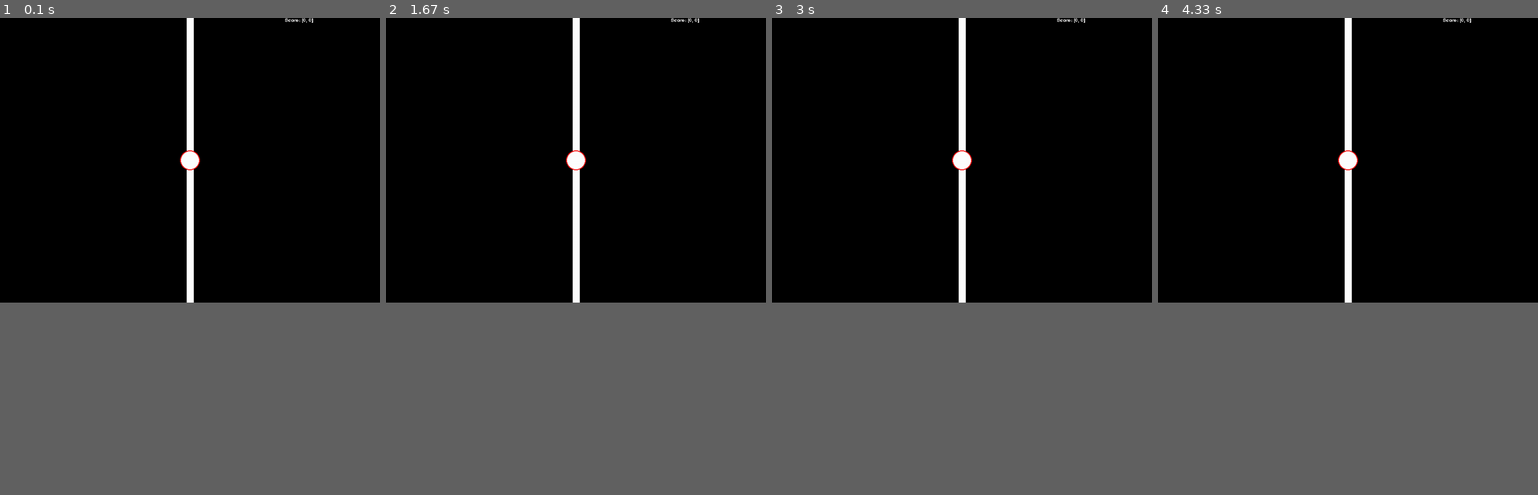
Above: before the commit, frames 1-4 (left to right).
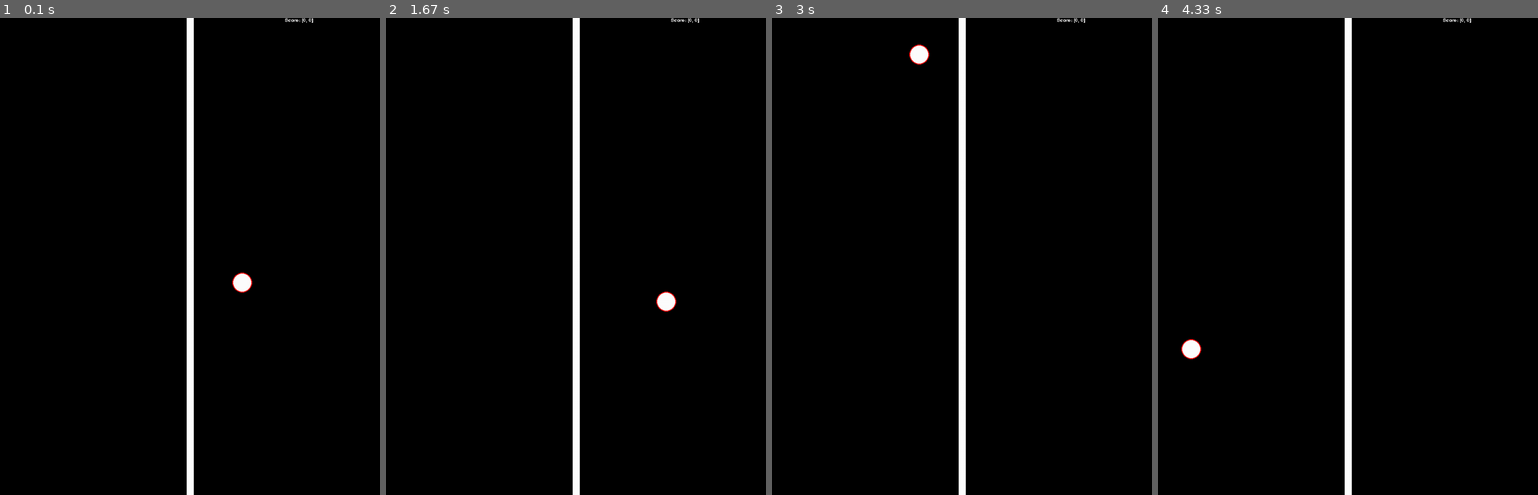
Above: after the commit, the same moments.

Repository: littlebylittle/DuDupyGamePong
Game: pygame game, started from gamepong.py
Two runs of this game, one before a commit and one after it. Both use one fixed random seed, a clock stepped at 60 frames per second and the inputs below.
Inputs:
- Up to frame 1 (0.1 s): no input
- Up to frame 2 (1.67 s): tap 0 at 0.33 s; tap + at 0.67 s
- Up to frame 3 (3 s): tap 0 at 2 s
- Up to frame 4 (4.33 s): hold 0 3.33-3.8 s
In our replay, the window is 717x537 before the commit and 717x900 after it. These sizes can differ from the game's own. Grey fills any space a smaller window leaves; there, only what the larger window draws over its background counts as a difference.

The runs differ from the first frame. In frame 1, 1.1% of the frame differs, in the area x 47-67%, y 27-100%; in frame 2, 1.1%; in frame 3, 1.1%; in frame 4, 1.1%.

Commit message:
Have changed the display settings in `Scene`-class

Diff:
--- a/gamepong.py
+++ b/gamepong.py
@@ -8,24 +8,38 @@
 
 
 class GameCycle():
-    time_period = 10
+    time_period = 150
 
     def main_loop(self):
+
         def _event_handler(self, event_list):
             for event in event_list:
                 if event.type == pygame.QUIT:
                     self.game_finish = True
                     print('Event quit')
 
-        print('Main loop call...')
+                if event.type == pygame.KEYDOWN:
+                    if event.key == pygame.K_KP_PLUS:
+                        GameCycle.time_period += 10
+                        print('timer +=10')
+
+                    if event.key == pygame.K_0:
+                        GameCycle.time_period -= 10
+                        print('timer -=10')
+
+                    if event.key == pygame.K_KP0:
+                        GameCycle.time_period = 100
+            pass
+
         print(self.game_finish)
 
         while self.game_finish is False:
-            print('While cycle')
+            #print('While cycle')
             _event_handler(self, pygame.event.get())
             self.scene_drawer.draw()
 
             self.clock.tick(GameCycle.time_period)
+            self.ball.move(1, 2)
             pass
 
         pygame.quit()
@@ -34,37 +48,42 @@
     def __init__(self):
         print('Constructor call')
         pygame.init()
-        self.size = [800, 600]
+        self.size = [800, 1004]
         self.game_score = [0, 0]
         self.game_finish = False
 
         self.clock = pygame.time.Clock()
         self.screen = pygame.display.set_mode(self.size)
-        self.ball = Ball(self.size[0] // 2, self.size[1] // 2)
+        self.ball = Ball(self.size[0] // 2, self.size[1] // 2, scene=self.screen)
         self.scene_drawer = Scene(self.screen, score=self.game_score,
                                   ball=self.ball)
 
         pygame.display.set_caption('pong on pygame:.')
 
-
 class Ball:
     size = 20
 
-    def __init__(self, x_pos, y_pos, speed_x=1,
-                 speed_y=1, speed_ratio=1, area_size=[800, 600]):
+    def __init__(self, x_pos, y_pos, speed_x=10,
+                 speed_y=5, speed_ratio=1, scene=None):
 
+        print('Call construct ball')
         self.x = x_pos
         self.y = y_pos
         self.speed = speed_ratio
         self.speed_x = speed_x
         self.speed_y = speed_y
-        self.max_value_x = area_size[0]
-        self.max_value_y = area_size[1]
+
+        self.max_value_x, self.max_value_y = scene.get_size()
+
 
     def move(self, add_x=0, add_y=0):
-        self.x += add_x * self.speed
-        self.y += add_y * self.speed
+        if self.x > self.max_value_x or self.x < 0:
+            self.speed_x *= -1
+        if self.y > self.max_value_y or self.y < 0:
+            self.speed_y *= -1
 
+        self.x += self.speed_x
+        self.y += self.speed_y
 
 class Pin:
     def __init__(self, width, height, pos_x, pos_y):
@@ -88,12 +107,15 @@
         self.left_pin = left
         self.right_ping = right
         self.ball = ball
+        self.i = 0
 
     def draw(self):
         #middle_line_begin [ s]
         max_x, max_y = self.screen.get_size()
         middle_line_begin = [max_x // 2, 0]
         middle_line_end = [max_x // 2, max_y]
+
+        self.screen.fill(Scene.colors['black'])
 
         if self.score:
             font = pygame.font.Font(None, 15)
@@ -109,6 +131,7 @@
             pygame.draw.circle(self.screen, Scene.colors['red'],
                                (self.ball.x, self.ball.y), self.ball.size + 1, 2)
 
+
         pygame.display.flip()
 
 
